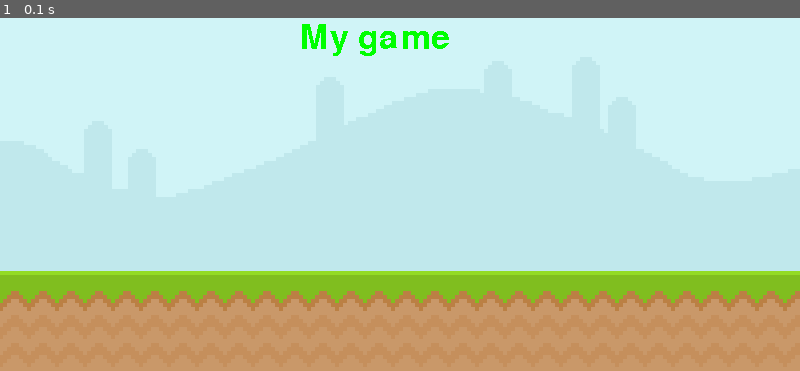
Above: before the commit, frame 1.
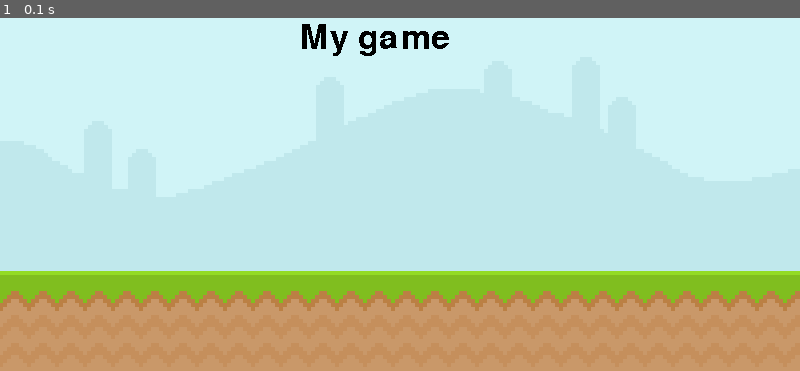
Above: after the commit, the same moment.

Repository: SztGellert/PygameProject
Game: pygame game, started from main.py
Two runs of this game, one before a commit and one after it. Both use one fixed random seed, a clock stepped at 60 frames per second and the inputs below.
Inputs:
- Up to frame 1 (0.1 s): no input

The runs differ from the first frame. In frame 1, 0.6% of the frame differs, in the area x 37-57%, y 1-11%.

Commit message:
use text font

Diff:
--- a/main.py
+++ b/main.py
@@ -6,10 +6,10 @@
     screen = pygame.display.set_mode((800, 400))
     pygame.display.set_caption('Runner')
     clock = pygame.time.Clock()
-    test_font = pygame.font.Font(None, 50)
+    test_font = pygame.font.Font('font/Pixeltype.ttf', 50)
     sky_surface = pygame.image.load('graphics/Sky.png')
     ground_surface = pygame.image.load('graphics/ground.png')
-    text_surface = test_font.render('My game', False, 'Green')
+    text_surface = test_font.render('My game', False, 'Black')
     while True:
         for event in pygame.event.get():
             if event.type == pygame.QUIT:
